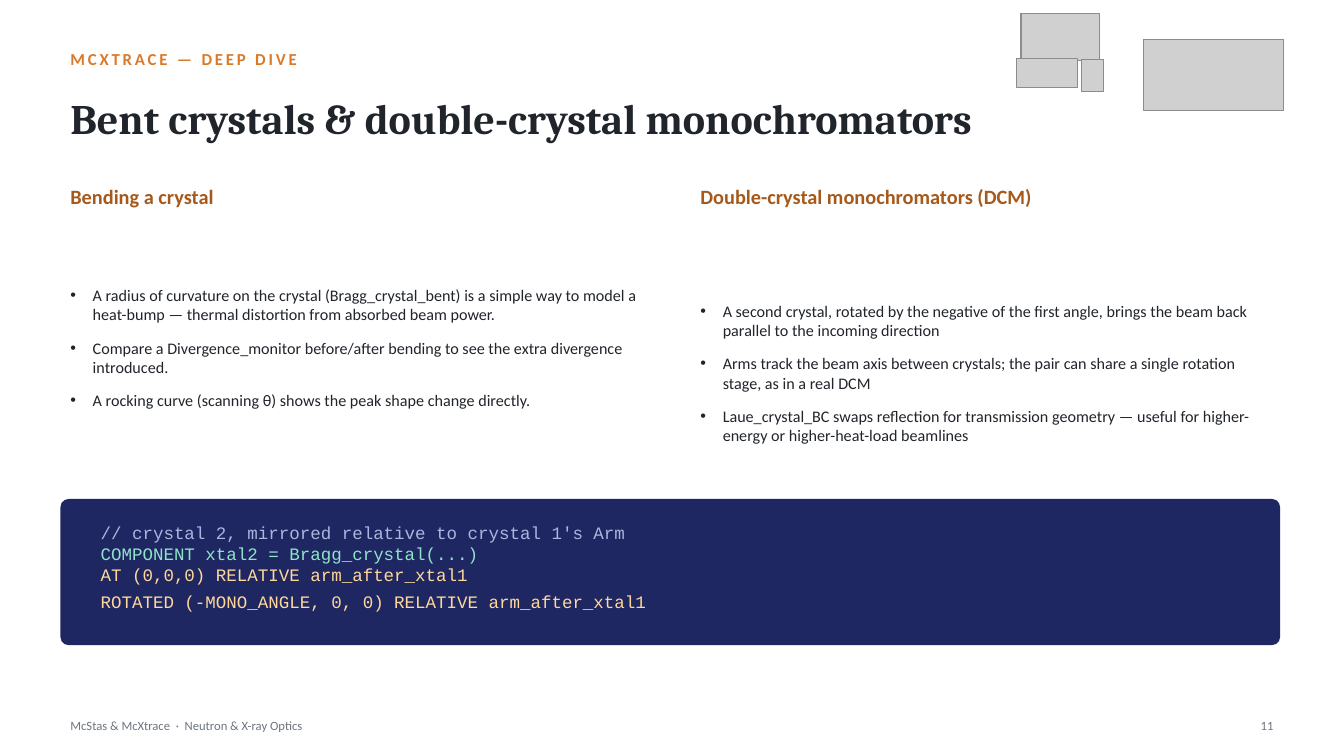
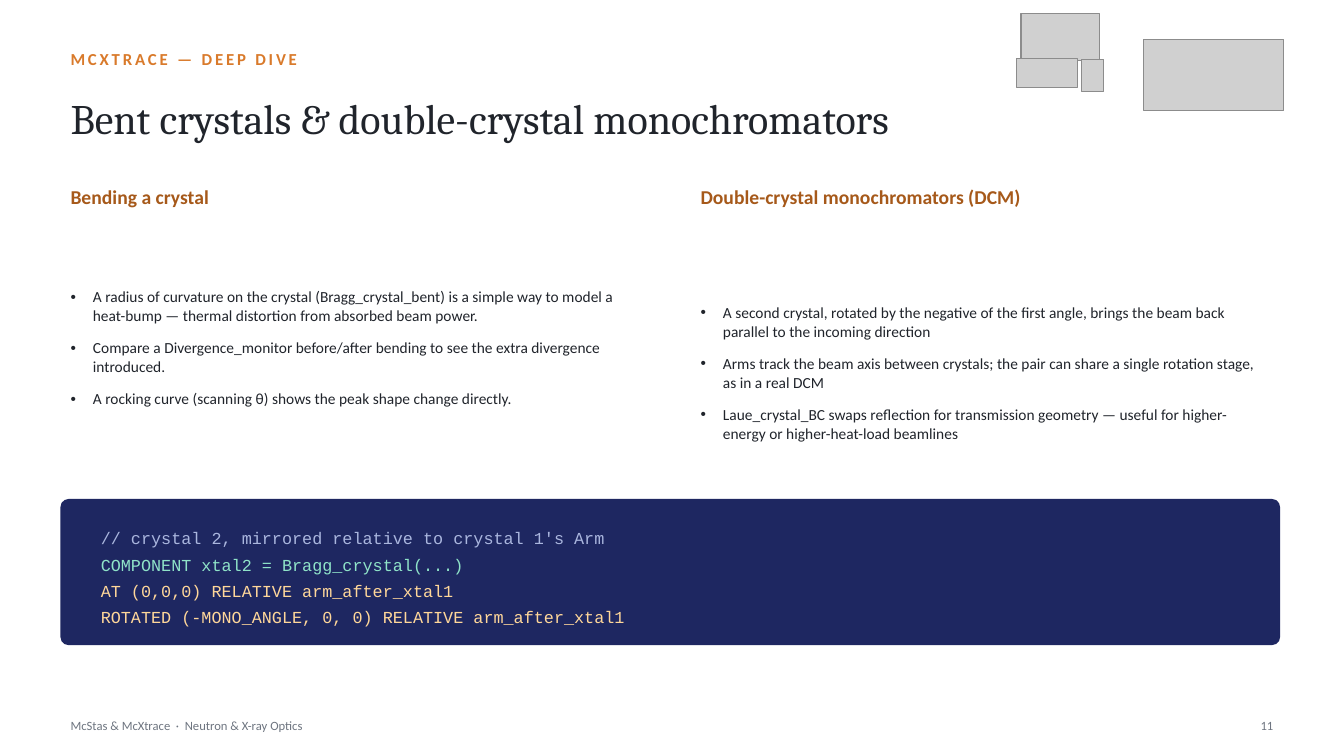
Before and after one commit to mccode-dev/PaNRAID, a slide deck: slide 11 of 22_September_Tuesday/03_morning_sources_detectors/Optics/McStas_McXtrace_Optics.pptx. Drawn at 1344x756 pixels with LibreOffice and Linux fonts; fonts in the diff are those of the drawing; grey boxes stand for pictures. Boxes give left, top, right and bottom in pixels: in the first picture for what was removed or moved away, otherwise in the second. Text is boxed around its words. In the diff, an @@ line names an element or a change of style, - is before the commit and + after.

```diff
--- a/22_September_Tuesday/03_morning_sources_detectors/Optics/McStas_McXtrace_Optics.pptx
+++ b/22_September_Tuesday/03_morning_sources_detectors/Optics/McStas_McXtrace_Optics.pptx
@@ text "Bent crystals & double-crystal monochromators" at [71,105,888,143]: bold off @@
@@ text "Bending a crystal" at [71,190,209,208]: size 14.5 to 14 pt @@
@@ text "Double-crystal monochromators (DCM)" at [701,189,1020,207]: size 14.5 to 14 pt @@
@@ text "A radius of curvature on ..." at [93,291,612,407]: size 11.5 to 11 pt @@
@@ text "A second crystal, rotated by ..." at [723,307,1254,442]: size 11.5 to 11 pt @@
@@ text at [101,532,624,627]: text changed; size 12.5 to 12 pt @@
-// crystal 2, mirrored relative to crystal 1's Arm
-COMPONENT xtal2 = Bragg_crystal(...)
-AT (0,0,0) RELATIVE arm_after_xtal1
-ROTATED (-MONO_ANGLE, 0, 0) RELATIVE arm_after_xtal1
+// crystal 2, mirrored relative to crystal 1's Arm
+COMPONENT xtal2 = Bragg_crystal(...)
+AT (0,0,0) RELATIVE arm_after_xtal1
+ROTATED (-MONO_ANGLE, 0, 0) RELATIVE arm_after_xtal1
```
Also in this commit, not shown: 16 other slides changed, 1 other file.
